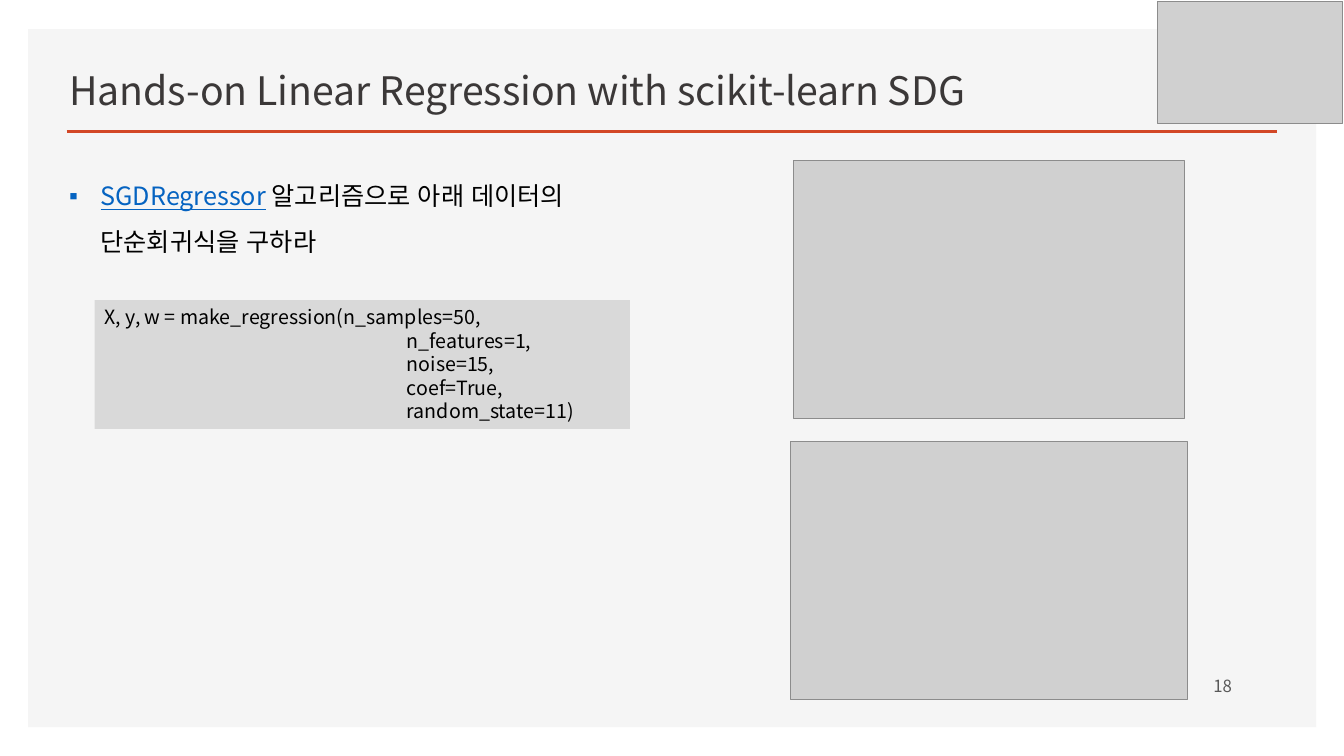
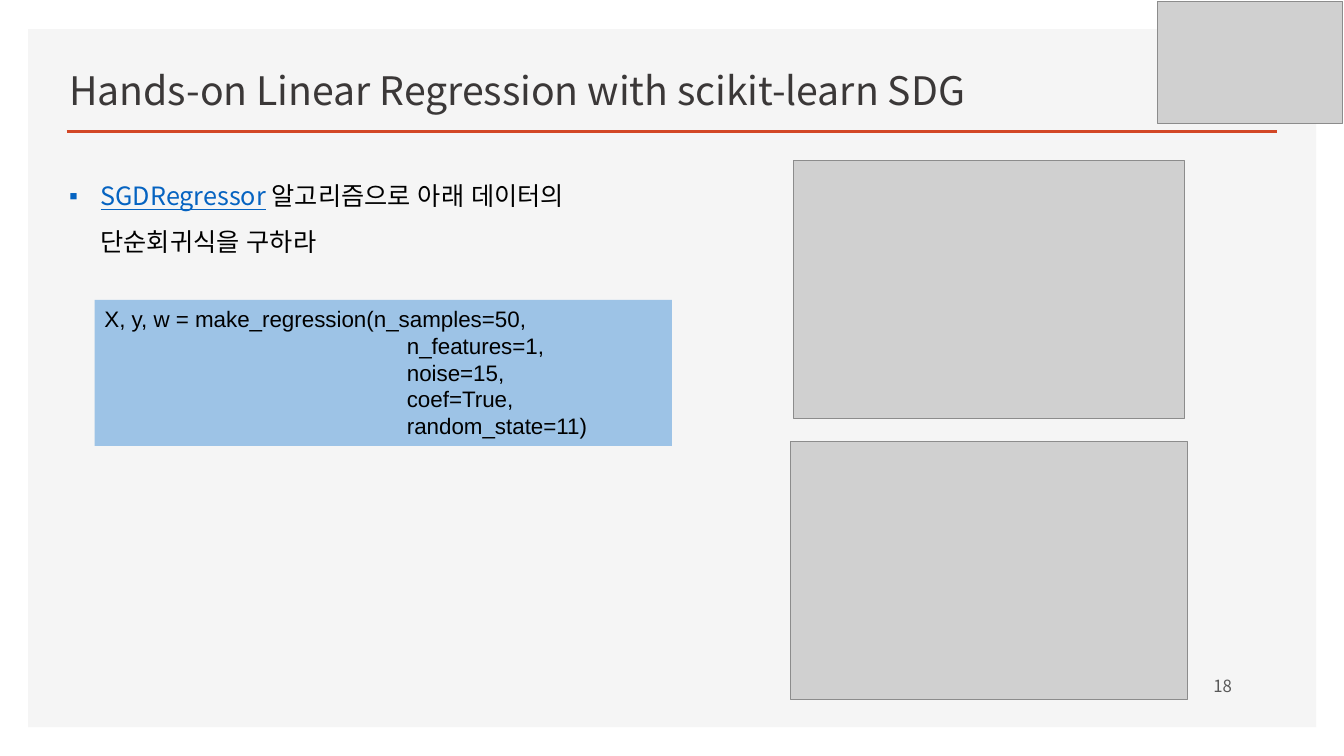
Before and after one commit to ancestor9/mathematics-for-machine-learning, a slide deck: slide 18 of w4_Perceptron_Regression.pptx. Drawn at 1344x756 pixels with LibreOffice and Linux fonts; fonts in the diff are those of the drawing; grey boxes stand for pictures; background and template pictures are left out. Boxes give left, top, right and bottom in pixels: in the first picture for what was removed or moved away, otherwise in the second. Text is boxed around its words. In the diff, an @@ line names an element or a change of style, - is before the commit and + after.

```diff
--- a/w4_Perceptron_Regression.pptx
+++ b/w4_Perceptron_Regression.pptx
@@ rectangle "X, y, w = make_regression(n_samples=50,": place and size @@
-rectangle "X, y, w = make_regression(n_samples=50," at (95,300,630,430)
+rectangle "X, y, w = make_regression(n_samples=50," at (95,300,673,447)
@@ rectangle "X, y, w = make_regression(n_samples=50," at (95,300,673,447): size 14 to 16 pt, font Noto Sans CJK KR to Arial; fill #D9D9D9 to #9DC3E6 @@
```
Also in this commit, not shown: 4 other slides changed.
